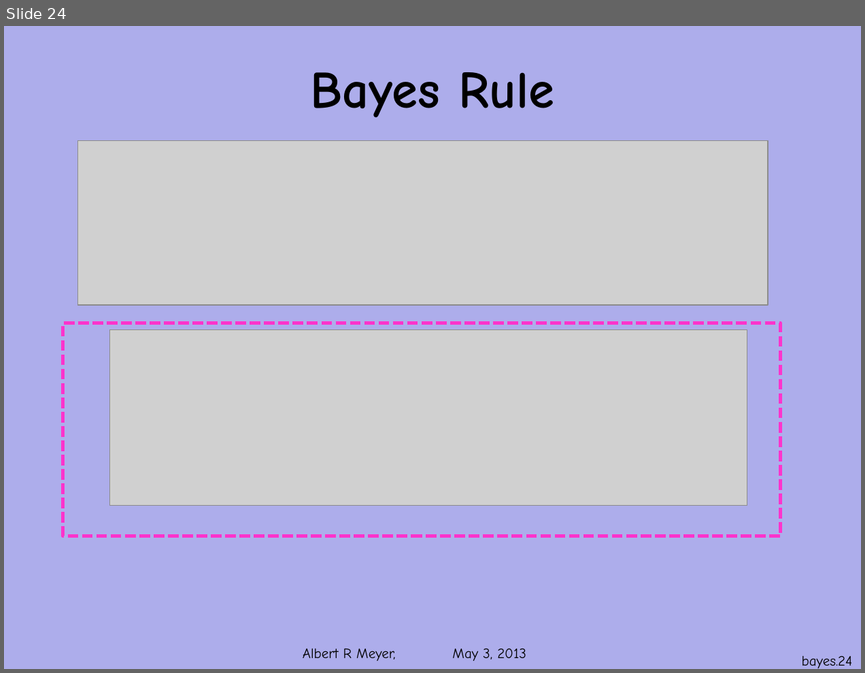
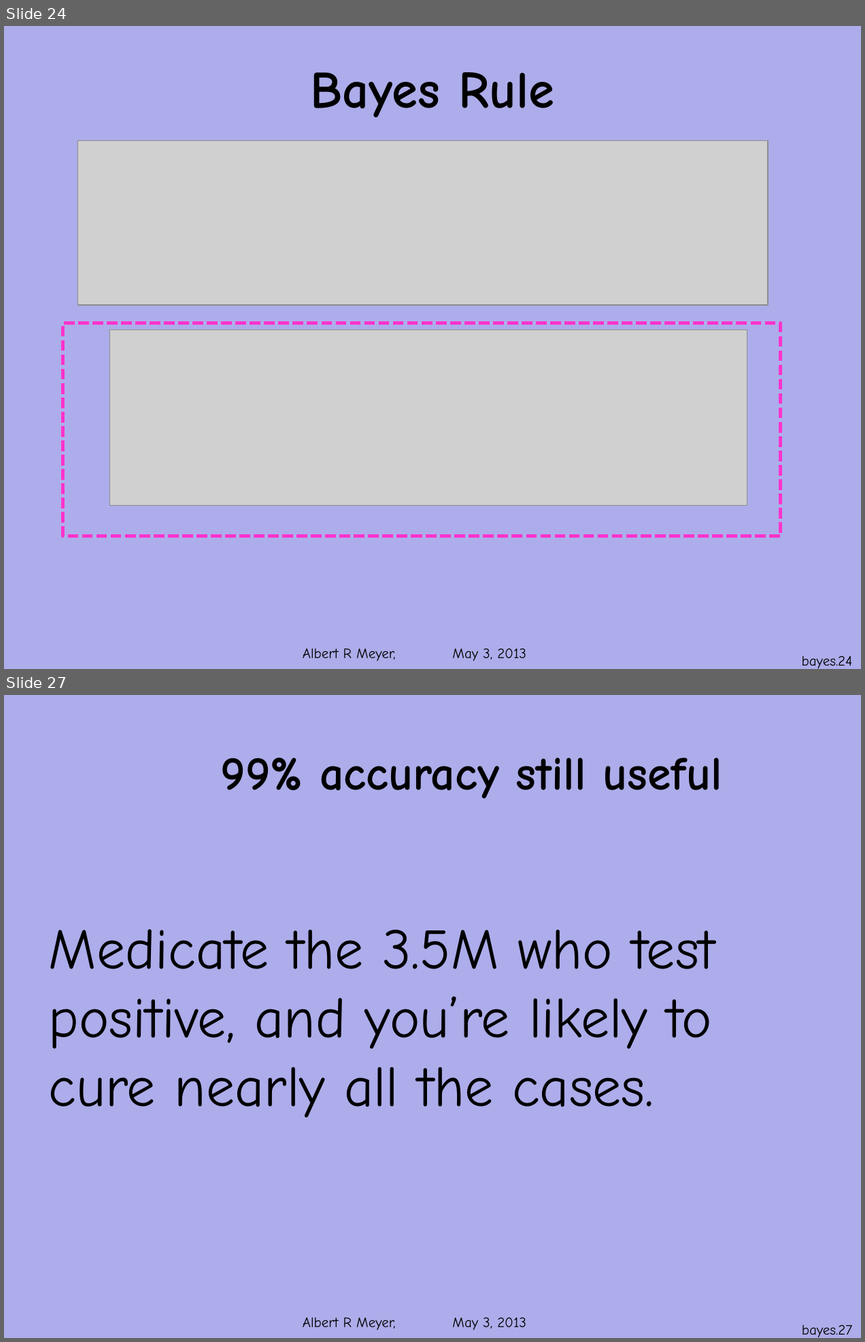
Before and after one commit to armeyer/mcs_web, a slide deck: spring13/slides13/prob-bayes.pptx. Shown one above the other, each under a label of ours: slide 24 before the commit, slides 24 and 27 after it; the slides between them are not shown. The pictures are 865x673 and 865x1342 pixels, drawn with LibreOffice and Linux fonts; fonts in the diff are those of the drawing; grey boxes stand for pictures; background and template pictures are left out. Boxes give left, top, right and bottom in pixels: in the first picture for what was removed or moved away, otherwise in the second. Text is boxed around its words. In the diff, an @@ line names an element or a change of style, - is before the commit and + after.

Commit message:
extend prob-bayes

```diff
--- a/spring13/slides13/prob-bayes.pptx
+++ b/spring13/slides13/prob-bayes.pptx
@@ slide 27 added at (4, 695, 861, 1338), background #ADADEB; not listed: 1 template element that a slide beside it also shows @@
@@ text added at (221, 758, 721, 798), 40 pt, text #000000, bold @@
+99% accuracy still useful
@@ text added at (49, 929, 715, 1117), 48 pt, text #000000 @@
+Medicate the 3.5M who test
+positive, and you’re likely to
+cure nearly all the cases.
@@ page number added at (802, 1325, 852, 1337), 12 pt, text #000000 @@
+bayes.27
```
Also in this commit, not shown: 1 slide changed, 2 other slides added.
